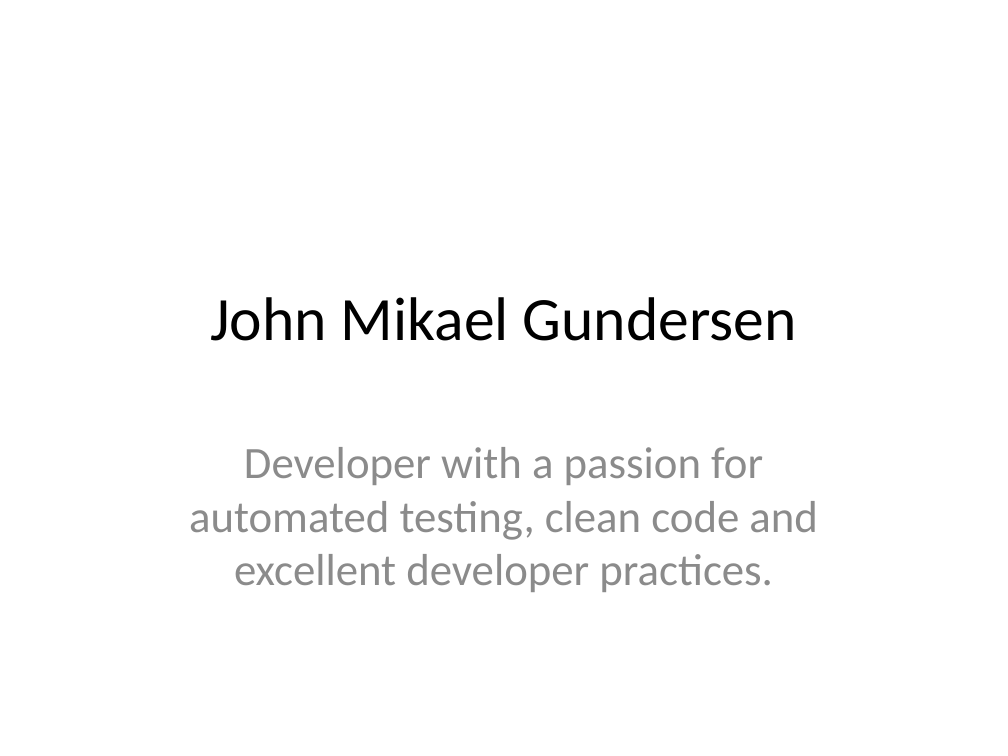
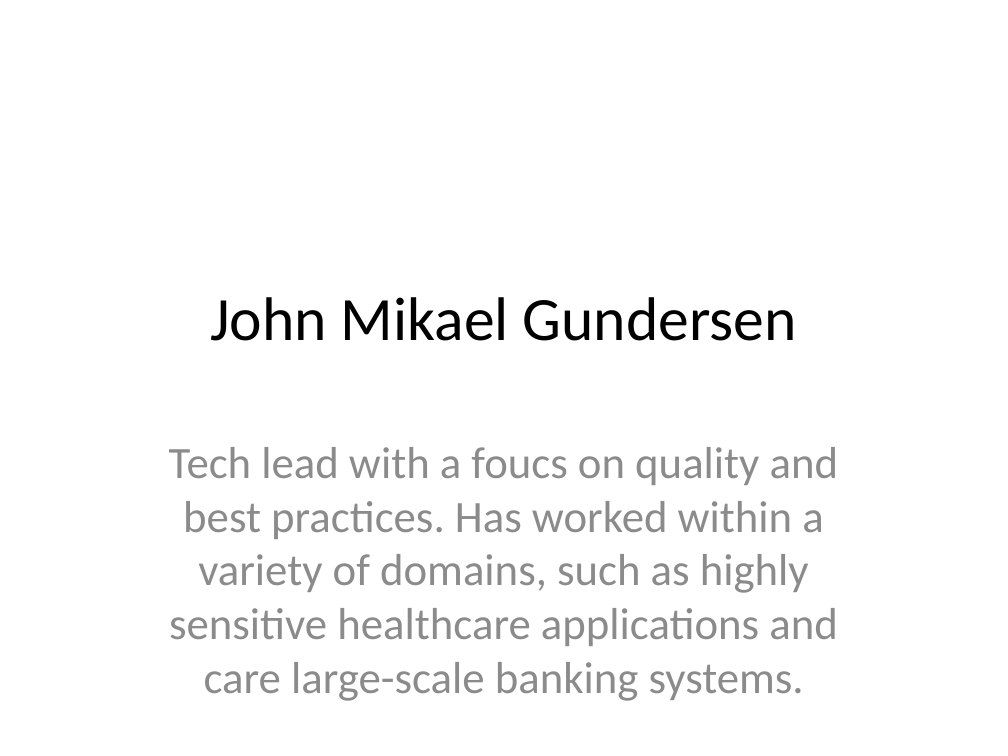
Before and after one commit to atomfinger/resume, a slide deck: slide 1 of resume.pptx. Drawn at 1008x756 pixels with LibreOffice and Linux fonts; fonts in the diff are those of the drawing. Boxes give left, top, right and bottom in pixels: in the first picture for what was removed or moved away, otherwise in the second. Text is boxed around its words. In the diff, an @@ line names an element or a change of style, - is before the commit and + after.

```diff
--- a/resume.pptx
+++ b/resume.pptx
@@ subtitle at (169,447,839,701): text changed @@
-Developer with a passion for automated testing, clean code and excellent developer practices.
+Tech lead with a foucs on quality and best practices. Has worked within a variety of domains, such as highly sensitive healthcare applications and care large-scale banking systems.
```
Also in this commit, not shown: 2 other slides changed, 12 other files.
